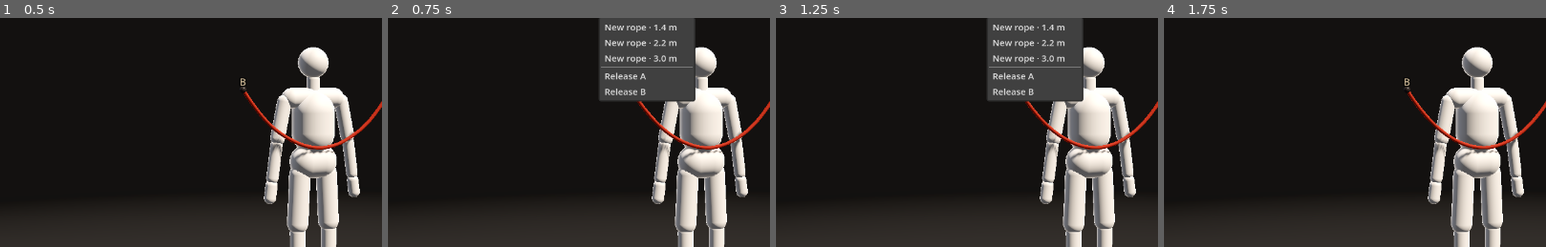
Above: before the commit, frames 1-4 (left to right).
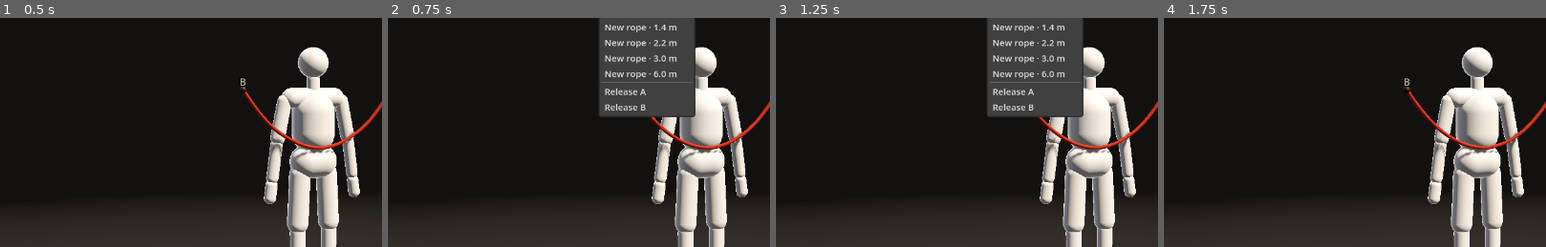
Above: after the commit, the same moments.

Repository: YoungSx/musubi
Game: Godot game, scene res://scenes/main/main.tscn
Two runs of this game, one before a commit and one after it. Both use one fixed random seed, a clock stepped at 60 frames per second and the inputs below. This scene is started directly instead of the project's main scene.
Inputs:
- Up to frame 1 (0.5 s): no input
- Up to frame 2 (0.75 s): click "Rope · 1.4 m" at 0.5 s
- Up to frame 3 (1.25 s): no input
- Up to frame 4 (1.75 s): click "Hold" at 1.25 s
The pictures show only the part of the screen within x 9-59%, y 14-64%; the shares and areas given below are measured in that part.

Frame 1 is identical in both runs. In frame 2, 2.3% of the frame differs, in the area x 55-81%, y 21-44%; in frame 3, 2.3%; in frame 4, nothing differs.

Commit message:
Add long rope preset and honest torso lattice stress probe

Diff:
--- a/scripts/rope/rope_config.gd
+++ b/scripts/rope/rope_config.gd
@@ -48,6 +48,8 @@
 		result.segment_count = 72
 	elif is_equal_approx(length_m, 3.0):
 		result.segment_count = 96
+	elif is_equal_approx(length_m, 6.0):
+		result.segment_count = 192
 	else:
 		return null
 	result.length = length_m
--- a/scripts/rope/rope_layout.gd
+++ b/scripts/rope/rope_layout.gd
@@ -81,10 +81,27 @@
 		Vector3(-0.1, 1.48, -0.08), Vector3(0, 1.48, -0.09),
 		Vector3(0.1, 1.48, -0.08), Vector3(0.23, 1.48, 0.03), Vector3(0.30, 1.15, 0.1)])
 	var tail := maxf((length - polyline_length(arch)) * 0.5, 0.02)
+	if tail > 1.12:
+		var left := _ground_tail(arch[0],tail,-1)
+		left.reverse()
+		left.append_array(arch)
+		left.append_array(_ground_tail(arch[-1],tail,1))
+		return resample(left,segment_count)
 	var points := PackedVector3Array([arch[0] + Vector3.DOWN * tail])
 	points.append_array(arch)
 	points.append(arch[-1] + Vector3.DOWN * tail)
 	return resample(points, segment_count)
+
+
+static func _ground_tail(origin: Vector3,length: float,side: float) -> PackedVector3Array:
+	var floor_y := 0.015
+	var slack := maxf(0,length-(origin.y-floor_y))
+	var points := PackedVector3Array([origin,Vector3(origin.x,floor_y,origin.z)])
+	var radius := 0.45
+	for i in range(1,65):
+		var angle := slack/radius*float(i)/64.0
+		points.append(Vector3(origin.x+side*radius*sin(angle),floor_y,origin.z+radius*(1-cos(angle))))
+	return points
 
 
 static func floor_curve(length: float, segment_count: int, radius: float) -> PackedVector3Array:
--- a/scripts/ui/hud.gd
+++ b/scripts/ui/hud.gd
@@ -33,6 +33,7 @@
 	menu.add_item("New rope · 1.4 m", 0)
 	menu.add_item("New rope · 2.2 m", 1)
 	menu.add_item("New rope · 3.0 m", 2)
+	menu.add_item("New rope · 6.0 m", 3)
 	menu.add_separator()
 	menu.add_item("Release A", 10)
 	menu.add_item("Release B", 11)
@@ -109,8 +110,8 @@
 
 
 func _rope_menu_selected(id: int) -> void:
-	if id >= 0 and id <= 2:
-		new_rope_requested.emit([1.4, 2.2, 3.0][id])
+	if id >= 0 and id <= 3:
+		new_rope_requested.emit([1.4, 2.2, 3.0, 6.0][id])
 	elif id == 10 or id == 11:
 		action_requested.emit(&"attachment_a" if id == 10 else &"attachment_b")
 
--- a/tests/unit/test_creation_controls.gd
+++ b/tests/unit/test_creation_controls.gd
@@ -3,7 +3,7 @@
 
 func test_length_presets_and_cross_configuration_scene_restore() -> void:
 	var app := _app()
-	for length_m in [1.4, 2.2, 3.0]:
+	for length_m in [1.4, 2.2, 3.0, 6.0]:
 		assert_true(app.new_rope(length_m), "preset accepted")
 		assert_near(app.rope.config.length, length_m, "correct rest length")
 		assert_true(app.rope.config.get_rest_length() <= 0.033, "particle density preserved")
@@ -35,6 +35,14 @@
 	assert_true(not MusubiSceneState.apply(app, invalid), "expensive untrusted configuration refused")
 	assert_eq(MusubiSceneState.capture(app), saved, "rejected import preserves scene")
 
+func test_long_shoulder_rope_places_slack_above_floor() -> void:
+	var config := RopeConfig.for_length(6.0)
+	var points := RopeLayout.shoulder_drape(config.length,config.segment_count)
+	assert_eq(points.size(),193,"long rope preserves spatial sampling")
+	for point in points:
+		assert_true(point.y >= config.radius,"long tails are laid on the floor rather than spawned below it")
+	assert_near(RopeLayout.polyline_length(points),6.0,"initial rope conserves length",0.04)
+
 
 func _app() -> AppController:
 	var app := add_to_tree(load("res://scenes/main/main.tscn").instantiate()) as AppController
--- /dev/null
+++ b/tools/probe_long_rope.gd
@@ -0,0 +1,74 @@
+extends SceneTree
+## Complex-case feasibility probe. Prearranged geometry is explicitly a solver
+## stress fixture, never counted as a knot tied through player input.
+var app: AppController
+
+func _initialize() -> void:
+	_run.call_deferred()
+
+func _run() -> void:
+	var output := OS.get_cmdline_user_args()[0]
+	app = load("res://scenes/main/play.tscn").instantiate()
+	root.add_child(app)
+	ReplayInputGuard.install(self)
+	app.process_mode = Node.PROCESS_MODE_DISABLED
+	app.new_rope(6.0)
+	var raw := PackedVector3Array()
+	# Continuous counterwound lacing with short vertical runs at each junction.
+	# This fixture tests contact density around the real torso/arms, not knot type.
+	for leg in 2:
+		for i in range(145):
+			var t := float(i)/144
+			var angle := t*TAU*3
+			var y := lerpf(1.38,0.86,t) if leg == 0 else lerpf(0.86,1.38,t)
+			var radius: float = 0.19 + (0.029 if leg == 1 else 0)
+			raw.append(Vector3(sin(angle)*radius,y,cos(angle)*radius))
+	var points := RopeLayout.resample(raw,192)
+	var config := RopeConfig.for_length(6.0)
+	config.length = RopeLayout.polyline_length(points)
+	config.drag_compliance = 0.00008
+	config.friction = 0.35
+	var sim := RopeSimulation.new(config,points)
+	sim.set_collision(app.rope.get_collision())
+	var fixture := app.rope.capture_scene_state()
+	fixture.simulation = sim.capture_state()
+	fixture.held = false
+	app.rope.restore_scene_state(fixture)
+	app.hud.visible = false
+	await process_frame
+	await RenderingServer.frame_post_draw
+	root.get_texture().get_image().save_png(output.path_join("lattice-initial.png"))
+	var start := Time.get_ticks_usec()
+	var peak_stretch := 0.0
+	var simulation_usec := 0
+	for i in 300:
+		var before := Time.get_ticks_usec()
+		app.rope.advance(1.0/60)
+		simulation_usec += Time.get_ticks_usec()-before
+		peak_stretch = maxf(peak_stretch,app.rope.get_simulation().get_max_segment_stretch())
+		if i%30 == 0:
+			app.rope._refresh_mesh()
+			await process_frame
+	var elapsed := (Time.get_ticks_usec()-start)/1000.0
+	app.rope._refresh_mesh()
+	await process_frame
+	await RenderingServer.frame_post_draw
+	root.get_texture().get_image().save_png(output.path_join("lattice-settled.png"))
+	var clearance := INF
+	var positions := app.rope.get_simulation().get_positions()
+	for i in positions.size()-1:
+		for sample in 5:
+			clearance = minf(clearance,app.rope.get_collision().get_clearance(positions[i].lerp(positions[i+1],float(sample)/4)))
+	var report := {"fixture":"prearranged counterwound torso lattice; not mouse-tied", "length":config.length,
+		"simulation_ms_per_step":simulation_usec/300000.0,
+		"segments":192,"simulated_seconds":5,"wall_ms":elapsed,"peak_stretch":peak_stretch,
+		"final_stretch":app.rope.get_simulation().get_max_segment_stretch(),"sampled_body_clearance":clearance,
+		"minimum_y":positions[0].y,"maximum_y":positions[0].y}
+	for point in positions:
+		report.minimum_y = minf(report.minimum_y,point.y)
+		report.maximum_y = maxf(report.maximum_y,point.y)
+	var file := FileAccess.open(output.path_join("lattice-report.json"),FileAccess.WRITE)
+	file.store_string(JSON.stringify(report,"\t"))
+	file.close()
+	print(JSON.stringify(report))
+	quit()
Not shown, added: tools/probe_long_rope.gd.uid
Not shown, added: docs/complex-case-feasibility.md
